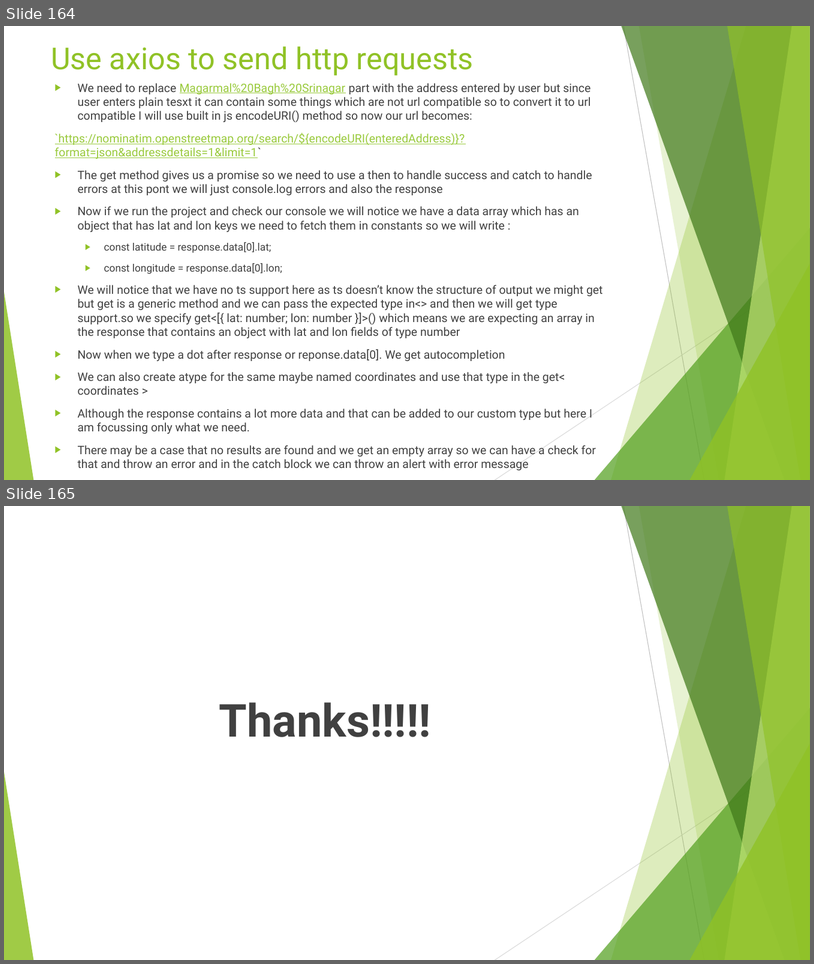
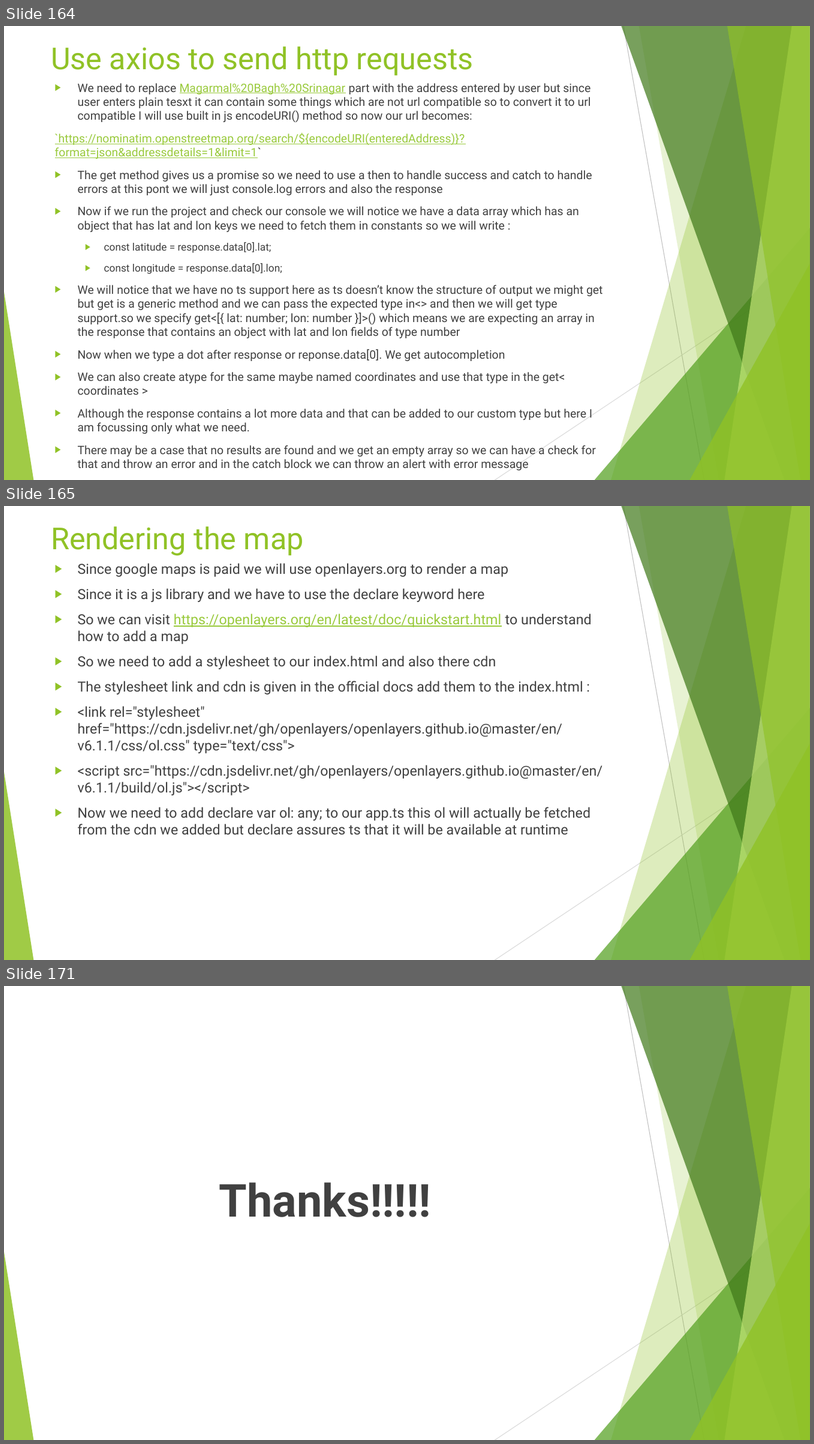
Before and after one commit to rudhrainfogain/TypeScript, a slide deck: PPT/TypeScriptv13.pptx. Shown one above the other, each under a label of ours: slides 164 and 165 before the commit, slides 164, 165 and 171 after it; the slides between them are not shown. The pictures are 814x964 and 814x1444 pixels, drawn with LibreOffice and Linux fonts; fonts in the diff are those of the drawing. Boxes give left, top, right and bottom in pixels: in the first picture for what was removed or moved away, otherwise in the second. Text is boxed around its words. In the diff, an @@ line names an element or a change of style, - is before the commit and + after.

```diff
--- a/PPT/TypeScriptv13.pptx
+++ b/PPT/TypeScriptv13.pptx
@@ slide 165 added at [4, 506, 810, 960], background #FFFFFF; not listed: 10 template elements that a slide beside it also shows @@
@@ title added at [51, 526, 304, 556], 36 pt, text #90C226 @@
+Rendering the map
@@ text added at [78, 563, 603, 834], 16.6 pt, text #404040 @@
+▶ Since google maps is paid we will use openlayers.org to render a map
+▶ Since it is a js library and we have to use the declare keyword here
+▶ So we can visit https://openlayers.org/en/latest/doc/quickstart.html to understand how to add a map
+▶ So we need to add a stylesheet to our index.html and also there cdn
+▶ The stylesheet link and cdn is given in the official docs add them to the index.html :
+▶ <link rel="stylesheet" href="https://cdn.jsdelivr.net/gh/openlayers/openlayers.github.io@master/en/v6.1.1/css/ol.css" type="text/css">
+▶ <script src="https://cdn.jsdelivr.net/gh/openlayers/openlayers.github.io@master/en/v6.1.1/build/ol.js"></script>
+▶ Now we need to add declare var ol: any; to our app.ts this ol will actually be fetched from the cdn we added but declare assures ts that it will be available at runtime
@@ what was slide 165 is now slide 171 @@
```
Also in this commit, not shown: 5 other slides added, 4 other files.
